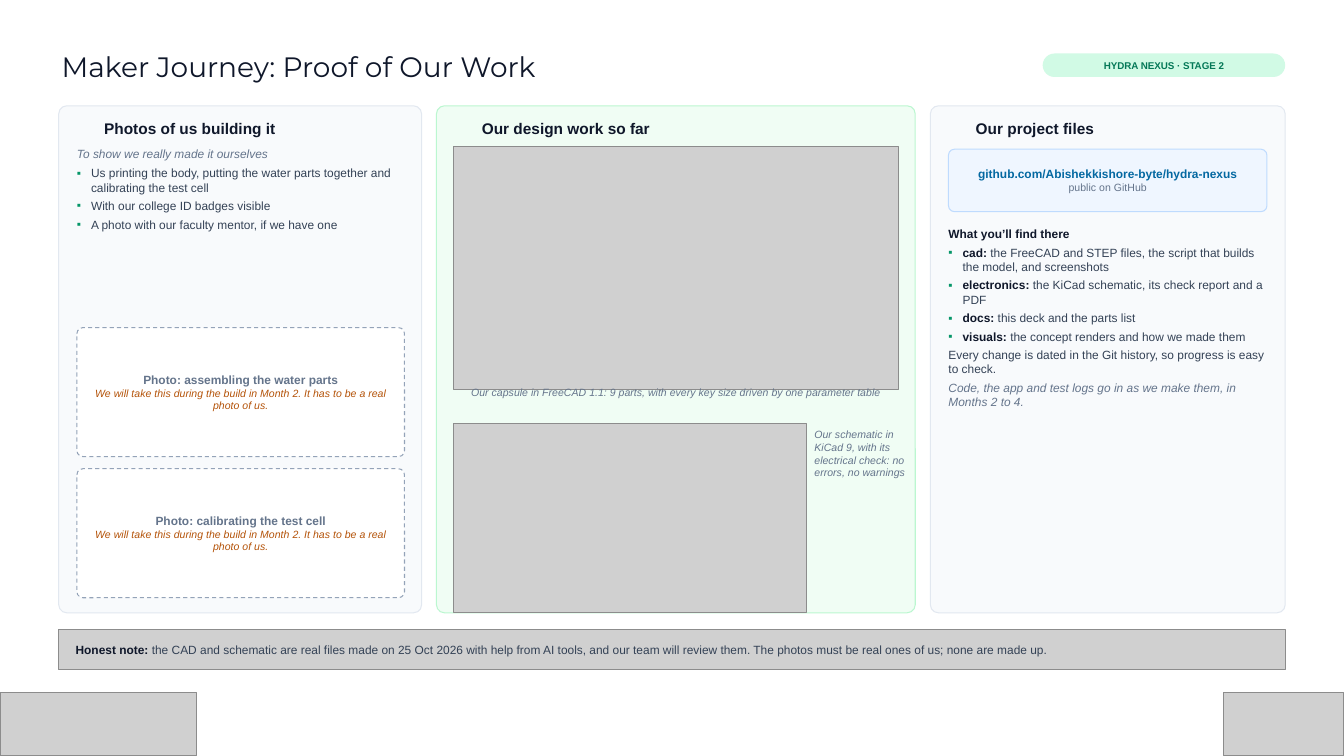
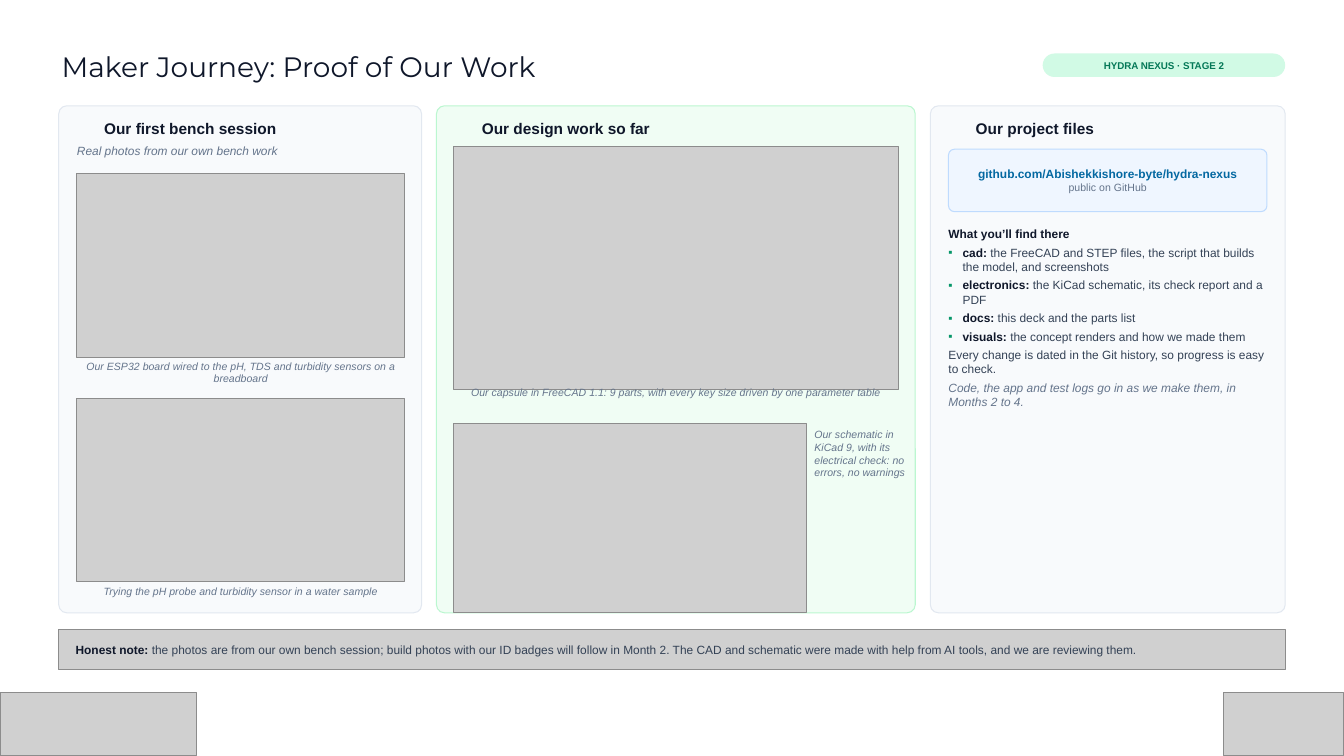
Before and after one commit to Abishekkishore-byte/hydra-nexus, a slide deck: slide 13 of docs/Hydra_Nexus_Vishwakarma_Stage2_Submission.pptx. Drawn at 1344x756 pixels with LibreOffice and Linux fonts; fonts in the diff are those of the drawing; grey boxes stand for pictures; background and template pictures are left out. Boxes give left, top, right and bottom in pixels: in the first picture for what was removed or moved away, otherwise in the second. Text is boxed around its words. In the diff, an @@ line names an element or a change of style, - is before the commit and + after.

```diff
--- a/docs/Hydra_Nexus_Vishwakarma_Stage2_Submission.pptx
+++ b/docs/Hydra_Nexus_Vishwakarma_Stage2_Submission.pptx
@@ text removed at (x1=77, y1=149, x2=391, y2=231) @@
-To show we really made it ourselves
-▪ Us printing the body, putting the water parts together and calibrating the test cell
-▪ With our college ID badges visible
-▪ A photo with our faculty mentor, if we have one
@@ text added at (x1=77, y1=146, x2=277, y2=157), 8.5 pt, text #64748B, italic @@
+Real photos from our own bench work
@@ text at (x1=104, y1=123, x2=276, y2=134): text changed @@
-Photos of us building it
+Our first bench session
@@ picture added at (x1=77, y1=173, x2=404, y2=358) @@
@@ rounded rectangle removed at (x1=77, y1=328, x2=404, y2=457) @@
-Photo: assembling the water parts
-We will take this during the build in Month 2. It has to be a real photo of us.
@@ text added at (x1=86, y1=362, x2=395, y2=382), 7.5 pt, text #64748B, italic @@
+Our ESP32 board wired to the pH, TDS and turbidity sensors on a breadboard
@@ picture added at (x1=77, y1=398, x2=404, y2=582) @@
@@ rounded rectangle removed at (x1=77, y1=469, x2=404, y2=598) @@
-Photo: calibrating the test cell
-We will take this during the build in Month 2. It has to be a real photo of us.
@@ text added at (x1=104, y1=587, x2=377, y2=597), 7.5 pt, text #64748B, italic @@
+Trying the pH probe and turbidity sensor in a water sample
@@ text at (x1=76, y1=645, x2=1136, y2=657): text changed @@
-Honest note: the CAD and schematic are real files made on 25 Oct 2026 with help from AI tools, and our team will review them. The photos must be real ones of us; none are made up.
+Honest note: the photos are from our own bench session; build photos with our ID badges will follow in Month 2. The CAD and schematic were made with help from AI tools, and we are reviewing them.
```
Also in this commit, not shown: 2 other slides changed, 3 other files.
